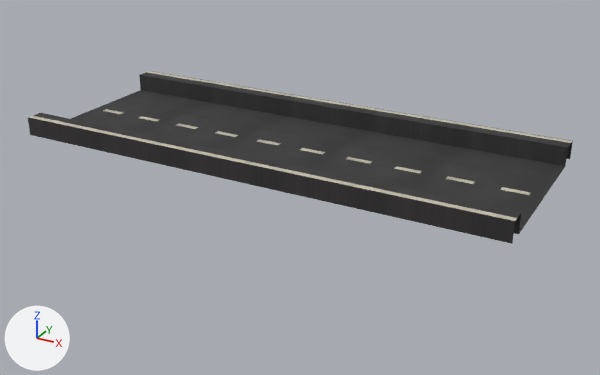
The Blender file drivehome/Blender/Straight.blend, before and after one commit.
The view is the same before and after, from a camera (50 mm lens) standing at (1.31, -5.82, 2.97) and looking at (-2.17, 0.51, -0.2). The lights are fixed; the arrows at lower left show +X, +Y and +Z. The same objects are shown in both versions, whatever each file hides.
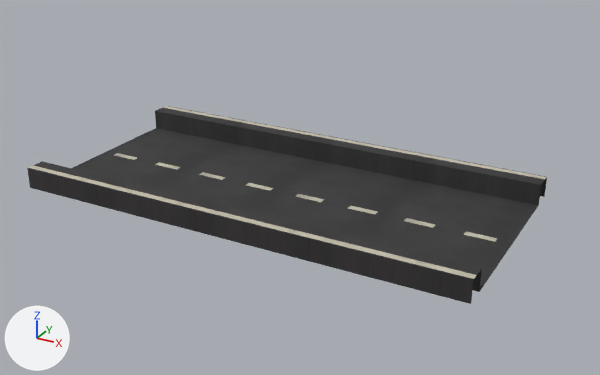
Scene script edits in JSON lines:
```json
{"op": "set", "path": "ob_plane_001.location", "old": "(3.0, -3.0, -5.0)", "new": "(3.0, -4.0, -5.0)"}
{"block": "ob_plane_001", "where": "_m = ob_plane_001.modifiers.new('Array', 'ARRAY')"}
{"op": "set", "path": "_m.fit_length", "old": "5.0", "new": "4.0"}
```

Changed parts and their boxes [x1, y1, x2, y2] in the pictures (600 x 375 px):
```json
{"object": "Plane.001", "change": "moved, modifiers changed", "before": [28, 71, 573, 244], "after": [27, 106, 547, 304]}
```
